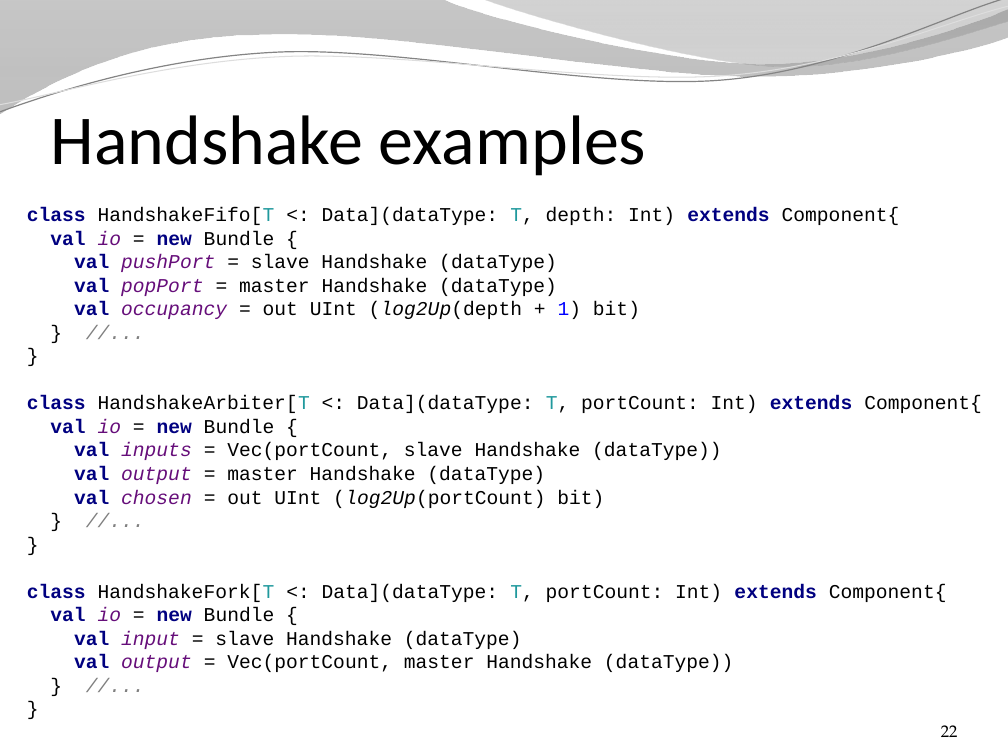
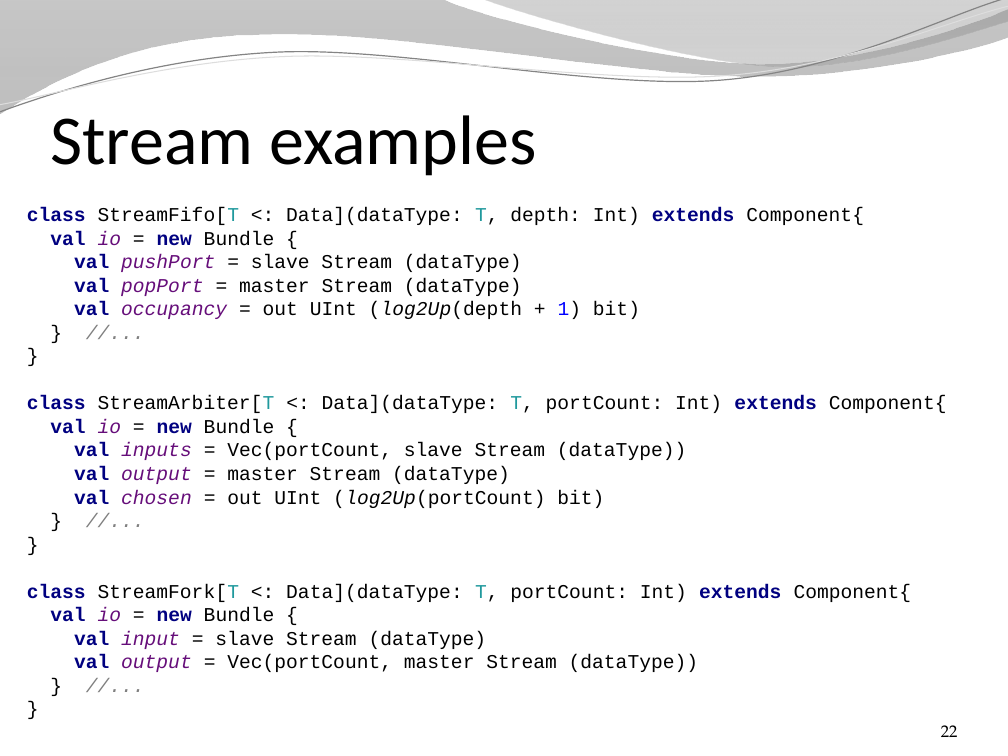
Before and after one commit to SpinalHDL/SpinalDoc, a slide deck: slide 22 of presentation/en/presentation.pptx. Drawn at 1008x756 pixels with LibreOffice and Linux fonts; fonts in the diff are those of the drawing; background and template pictures are left out. Boxes give left, top, right and bottom in pixels: in the first picture for what was removed or moved away, otherwise in the second. Text is boxed around its words. In the diff, an @@ line names an element or a change of style, - is before the commit and + after.

Commit message:
Rename Handhshake into Stream

```diff
--- a/presentation/en/presentation.pptx
+++ b/presentation/en/presentation.pptx
@@ title at bbox=[50, 115, 536, 176]: text changed @@
-Handshake examples
+Stream examples
@@ text at bbox=[27, 207, 947, 672]: text changed @@
-class HandshakeFifo[T <: Data](dataType: T, depth: Int) extends Component{
-val io = new Bundle {
-val pushPort = slave Handshake (dataType)
-val popPort = master Handshake (dataType)
-val occupancy = out UInt (log2Up(depth + 1) bit)
-} //...
-}
-class HandshakeArbiter[T <: Data](dataType: T, portCount: Int) extends Component{
-val io = new Bundle {
-val inputs = Vec(portCount, slave Handshake (dataType))
-val output = master Handshake (dataType)
-val chosen = out UInt (log2Up(portCount) bit)
-} //...
-}
-class HandshakeFork[T <: Data](dataType: T, portCount: Int) extends Component{
-val io = new Bundle {
-val input = slave Handshake (dataType)
-val output = Vec(portCount, master Handshake (dataType))
-} //...
-}
+class StreamFifo[T <: Data](dataType: T, depth: Int) extends Component{
+val io = new Bundle {
+val pushPort = slave Stream (dataType)
+val popPort = master Stream (dataType)
+val occupancy = out UInt (log2Up(depth + 1) bit)
+} //...
+}
+class StreamArbiter[T <: Data](dataType: T, portCount: Int) extends Component{
+val io = new Bundle {
+val inputs = Vec(portCount, slave Stream (dataType))
+val output = master Stream (dataType)
+val chosen = out UInt (log2Up(portCount) bit)
+} //...
+}
+class StreamFork[T <: Data](dataType: T, portCount: Int) extends Component{
+val io = new Bundle {
+val input = slave Stream (dataType)
+val output = Vec(portCount, master Stream (dataType))
+} //...
+}
```
Also in this commit, not shown: 3 other slides changed, 1 other file.
